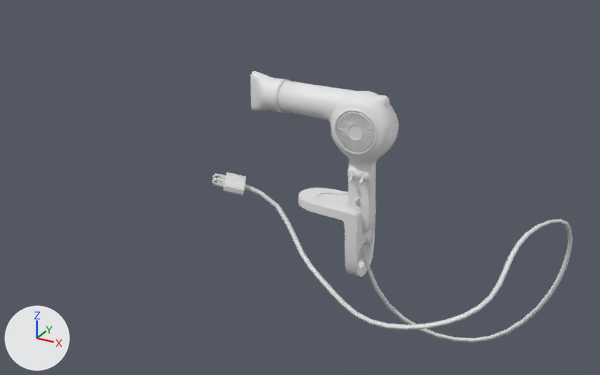
Renders of the Blender file Modellazione/Assets_Library/Room_Phon_Type_001.blend from each side of a commit.
Rendered twice from a camera (50 mm lens) standing at (71.9, -160.2, 87.8) and looking at (-10.5, -10.3, 12.9). Every picture has the same lights, and +X, +Y and +Z are marked at lower left. The older version comes first.

Script lines for the objects in view, before the commit:
```python
me_cylinder = bpy.data.meshes.new('Cylinder')
me_cylinder.from_pydata(...)  # 330 vertices, 330 faces; spans x -14.5..1.3, y -4.8..4.8, z -4.6..11.7
me_cylinder.polygons.foreach_set('use_smooth', [True] * 330)
me_cylinder.materials.append(mat_material)  # its picture is missing
me_roundcube = bpy.data.meshes.new('Roundcube')
me_roundcube.from_pydata(...)  # 9982 vertices, 9769 faces; spans x -31.8..50.8, y -33.1..38.5, z -16.1..32.4
me_roundcube.polygons.foreach_set('use_smooth', [True] * 9769)
ob_phon = bpy.data.objects.new('Phon', me_roundcube)
ob_phon.location = (0.0, 0.0, 0.0)
ob_phon.rotation_euler = (1.571, 0.0, 0.0)  # degrees (90, 0, 0)
ob_phon.scale = (0.9, 0.9, 0.9)
ob_porta_phon = bpy.data.objects.new('Porta Phon', me_cylinder)
ob_porta_phon.location = (0.0, 0.0, -6.2)
ob_porta_phon.scale = (1.11, 1.11, 1.11)
```
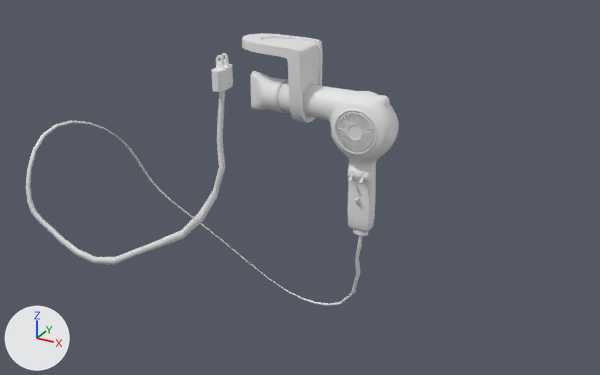
What differs and where, as boxes (x1, y1, x2, y2) in the pictures (600 x 375 px):
'Phon', reshaped (7% shorter)
    before: (212, 71, 573, 343)
    after: (26, 53, 399, 306)
'Porta Phon', moved
    before: (298, 188, 376, 277)
    after: (242, 33, 323, 123)
part 1 of me_roundcube, added
    after: (212, 53, 233, 92)
part 2 of me_roundcube, added
    after: (26, 91, 362, 306)
part 3 of me_roundcube, deleted
    before: (212, 172, 246, 196)
part 4 of me_roundcube, deleted
    before: (245, 184, 573, 343)

The change, as a list of edits to the scene's bpy script:
```text
Change me_roundcube:
    used by ob_phon; location = (0.0, 0.0, 0.0); rotation_euler = (1.571, 0.0, 0.0), in degrees (90, 0, 0); scale = (0.9, 0.9, 0.9)
    remove me_roundcube.from_pydata(...)  # 9982 vertices, 9769 faces; spans x -31.8..50.8, y -33.1..38.5, z -16.1..32.4
    add me_roundcube.from_pydata(...)  # 9986 vertices, 9773 faces; spans x -73.1..8.5, y -28.8..50.5, z -5.4..44.0
    me_roundcube part 1: a new loose piece of 440 vertices spanning x -24.2..-20.7, y 42.7..50.5, z 24.2..31.7
    me_roundcube part 2: a new loose piece of 196 vertices spanning x -73.1..0.5, y -28.8..43.2, z -4.5..44.0
    me_roundcube part 3: the loose piece of 440 vertices spanning x -26.0..-16.9, y 17.1..21.4, z 22.6..31.2 is deleted
    me_roundcube part 4: the loose piece of 192 vertices spanning x -19.5..50.8, y -33.1..19.3, z -16.1..32.4 is deleted
    other edits to the shape of me_roundcube do not show in these pictures
Change ob_porta_phon:
    ob_porta_phon.location: (0.0, 0.0, -6.2) -> (-14.7, 0.0, 29.9)
```
